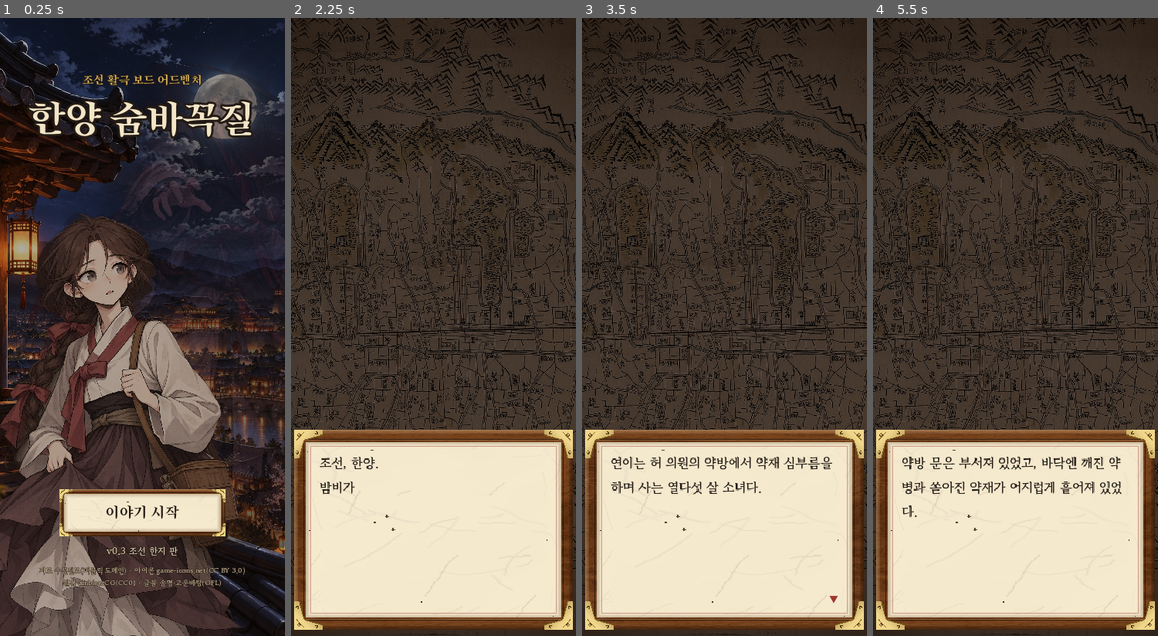
Above: before the commit, frames 1-4 (left to right).
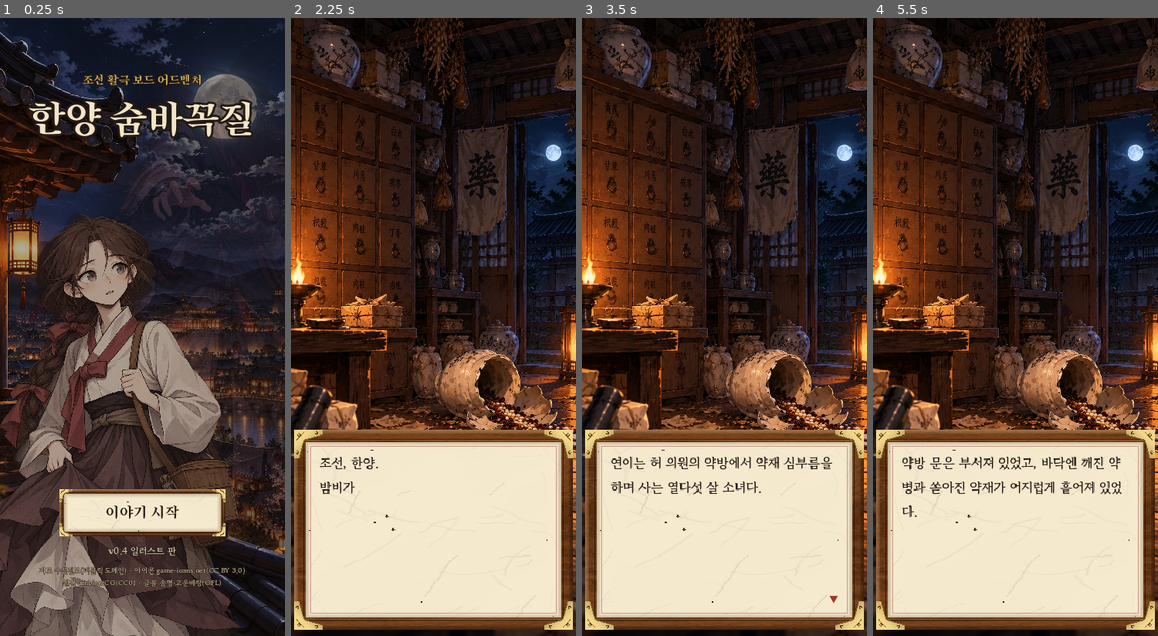
Above: after the commit, the same moments.

Repository: kakario777-netizen/hyde-seek-like
Game: Godot game, scene res://scenes/main.tscn
Same seed, same stepped clock (60 frames per second), same inputs: the game is played once before the commit and once after it.
Inputs (mouse positions are in pixels of both pictures, inside the frame that each line leads up to):
- Up to frame 1 (0.25 s): no input
- Up to frame 2 (2.25 s): click "이야기 시작" at 0.5 s; click "이야기 시작" at 1.25 s; click "이 이름으로 시작" at 2 s
- Up to frame 3 (3.5 s): move the mouse to (724, 327) at 2.77 s; click (724, 327) at 2.92 s
- Up to frame 4 (5.5 s): move the mouse to (958, 357) at 3.52 s; click (958, 357) at 3.67 s; move the mouse to (1044, 191) at 4.27 s; click (1044, 191) at 4.42 s; tap Enter at 5 s; move the mouse to (1001, 450) at 5.02 s; click (1001, 450) at 5.17 s

The runs differ from the first frame. In frame 1, 0.2% of the frame differs, in the area x 37-63%, y 85-87%; in frame 2, 53%, in the area x 0-100%, y 0-100%; in frame 3, 53%; in frame 4, 53%.

Commit message:
v0.4: NPC 일러스트(엿장수·주모·약재 상인·물장수·순라꾼), 배경(약방·밤 골목·별채·운종가), 대화·장터·게임오버 화면에 그림 표시
Co-Authored-By: Claude Opus 5.5 <noreply@anthropic.com>
Claude-Session: https://claude.ai/code/session_011L6oZXHnx4D84gFSzia7fV

Diff:
--- a/scripts/board_screen.gd
+++ b/scripts/board_screen.gd
@@ -30,6 +30,16 @@
 	var data: Dictionary = JSON.parse_string(FileAccess.get_file_as_string("res://assets/data/board1.json"))
 	nodes = data["nodes"]
 
+	var bt: Texture2D = main.backdrop("street_ink")
+	if bt:
+		var bgr := TextureRect.new()
+		bgr.texture = bt
+		bgr.expand_mode = TextureRect.EXPAND_IGNORE_SIZE
+		bgr.stretch_mode = TextureRect.STRETCH_KEEP_ASPECT_COVERED
+		bgr.set_anchors_and_offsets_preset(Control.PRESET_FULL_RECT)
+		bgr.modulate = Color(0.55, 0.5, 0.48)
+		bgr.mouse_filter = Control.MOUSE_FILTER_IGNORE
+		add_child(bgr)
 	map_frame = PanelContainer.new()
 	var fs: StyleBoxTexture = main.tex_box("panel", 74, 26)
 	map_frame.add_theme_stylebox_override("panel", fs)
@@ -259,7 +269,7 @@
 				main.coins += talk["coin"]; extra += "\n\n(엽전 +%d냥)" % talk["coin"]
 			if talk.has("potion"):
 				main.potions += talk["potion"]; extra += "\n\n(약병 +%d)" % talk["potion"]
-			main.popup(talk["text"] + extra, "고맙습니다", _end_turn, talk["who"])
+			main.popup(talk["text"] + extra, "고맙습니다", _end_turn, talk["who"], talk.get("pic", ""))
 		"item":
 			cleared[pos] = true
 			_dim_marker(pos)
@@ -273,12 +283,12 @@
 				main.start_battle(t, func():
 					cleared[idx] = true
 					_dim_marker(idx)
-					_end_turn()), e["name"])
+					_end_turn()), e["name"], t)
 		"shop":
 			main.popup("운종가 장터에 들어섰다.\n엽전으로 상소와 약병을 살 수 있다.", "둘러본다", func():
-				main.open_shop(_end_turn), "운종가")
+				main.open_shop(_end_turn), "운종가", "", "jangteo")
 		"goal":
-			main.popup("남산 아래, 허 의원의 별채에 도착했다!", "들어간다", main.chapter_clear, "남산 별채")
+			main.popup("남산 아래, 허 의원의 별채에 도착했다!", "들어간다", main.chapter_clear, "남산 별채", "", "byeolchae")
 		_:
 			_end_turn()
 
@@ -289,7 +299,7 @@
 func _end_turn() -> void:
 	_update_hud()
 	if turns_left <= 0:
-		main.game_over("해가 저물었다.\n통금 순라꾼들에게 붙잡히고 말았다…")
+		main.game_over("해가 저물었다.\n\"게 섰거라! 통금 시각에 어딜 쏘다니느냐!\"\n순라꾼에게 붙잡히고 말았다…", "sunra")
 		return
 	busy = false
 	hint_label.text = "행보 상소를 고르십시오"
--- a/scripts/game_data.gd
+++ b/scripts/game_data.gd
@@ -25,7 +25,7 @@
 ]
 
 const CHAPTER1_END := [
-	{"bg": "yakbang", "who": "", "text": "별채 안은 고요했다.\n서안 위에 펼쳐진 낡은 의서 한 권만이 {name|을} 기다리고 있었다."},
+	{"bg": "byeolchae", "who": "", "text": "별채 안은 고요했다.\n서안 위에 펼쳐진 낡은 의서 한 권만이 {name|을} 기다리고 있었다."},
 	{"who": "{name}", "pose": "hero_disguise_surprised", "text": "의원님 글씨다…\n'흑심단을 먹은 자는 해가 지면 다른 사람이 된다'…?"},
 	{"who": "", "text": "그때, 별채 담 너머로 낯선 사내의 낮은 웃음소리가 들려왔다."},
 	{"who": "???", "pose": "shadow", "text": "흐흐흐… 꼬마야.\n남의 책을 함부로 뒤지면 못쓰지."},
@@ -35,10 +35,10 @@
 
 # ── 보드 칸 대화 ───────────────────────────────────────
 const TALKS := [
-	{"who": "엿장수", "text": "어이 꼬마, 포졸들이 계집아이 하나를 찾느라 난리더구먼.\n자넨 사내니 상관없겠지? 허허.", "coin": 2},
-	{"who": "주막 주모", "text": "남산 쪽 별채? 요 며칠 밤마다 이상한 사내가 드나들던데…\n조심하거라.", "coin": 1},
-	{"who": "약재 상인", "text": "허 의원님 단골이었지.\n요즘 무슨 붉은 약을 끓인다고 들었네. 옜다, 약병 하나 가져가.", "potion": 1},
-	{"who": "물장수", "text": "왈패들은 고춧가루에 약해.\n눈에 들어가면 한동안 앞을 못 보거든!", "coin": 1},
+	{"who": "엿장수", "pic": "yeotjangsu", "text": "어이 꼬마, 포졸들이 계집아이 하나를 찾느라 난리더구먼.\n자넨 사내니 상관없겠지? 허허.", "coin": 2},
+	{"who": "주막 주모", "pic": "jumo", "text": "남산 쪽 별채? 요 며칠 밤마다 이상한 사내가 드나들던데…\n조심하거라.", "coin": 1},
+	{"who": "약재 상인", "pic": "yakjae", "text": "허 의원님 단골이었지.\n요즘 무슨 붉은 약을 끓인다고 들었네. 옜다, 약병 하나 가져가.", "potion": 1},
+	{"who": "물장수", "pic": "muljangsu", "text": "왈패들은 고춧가루에 약해.\n눈에 들어가면 한동안 앞을 못 보거든!", "coin": 1},
 ]
 
 # ── 전투 카드 ─────────────────────────────────────────
--- a/scripts/main.gd
+++ b/scripts/main.gd
@@ -52,6 +52,7 @@
 	match args["capture"]:
 		"name": ask_name(Callable())
 		"story": play_story(GameData.PROLOGUE.slice(int(args.get("from", "5"))), show_title)
+		"end": play_story(GameData.CHAPTER1_END.slice(int(args.get("from", "0"))), show_title)
 		"board": start_board()
 		"battle":
 			start_board()
@@ -67,6 +68,13 @@
 		"reward":
 			start_board()
 			choose_reward(Callable())
+		"talk":
+			start_board()
+			var t: Dictionary = GameData.TALKS[int(args.get("n", "0"))]
+			popup(t["text"], "고맙습니다", Callable(), t["who"], t["pic"])
+		"over":
+			start_board()
+			game_over("해가 저물었다.\n\"게 섰거라! 통금 시각에 어딜 쏘다니느냐!\"\n순라꾼에게 붙잡히고 말았다…", "sunra")
 	await get_tree().create_timer(float(args.get("wait", "1.6"))).timeout
 	await RenderingServer.frame_post_draw
 	get_viewport().get_texture().get_image().save_png(args.get("out", "user://shot.png"))
@@ -130,14 +138,14 @@
 	current = null
 	play_story(GameData.CHAPTER1_END, show_title)
 
-func game_over(reason: String) -> void:
+func game_over(reason: String, pic := "") -> void:
 	popup(reason + "\n\n다시 도전하시겠습니까?", "다시 하기", func():
 		if board and current != board:
 			current.queue_free()
 		if board:
 			board.queue_free(); board = null
 		current = null
-		start_board())
+		start_board(), "", pic)
 
 # ── 이름 ────────────────────────────────────────────────
 func alias() -> String:
@@ -212,7 +220,7 @@
 	var p := "res://assets/chars/%s.png" % name
 	return load(p) if ResourceLoader.exists(p) else null
 
-const BG_FALLBACK := {"alley": "jangteo"}
+const BG_FALLBACK := {}
 
 func backdrop(name: String) -> Texture2D:
 	var p := "res://assets/bg/%s.jpg" % name
@@ -343,16 +351,39 @@
 	return b
 
 # ── 겹창 ────────────────────────────────────────────────
-func _overlay(title: String) -> Array:
+## bg: 뒤에 깔 배경 그림 이름, pic: 위쪽에 세울 인물 일러스트 이름
+func _overlay(title: String, bg := "", pic := "") -> Array:
 	var layer := CanvasLayer.new()
 	layer.layer = 10
 	add_child(layer)
+	var bt: Texture2D = backdrop(bg) if bg != "" else null
+	if bt:
+		var b := TextureRect.new()
+		b.texture = bt
+		b.expand_mode = TextureRect.EXPAND_IGNORE_SIZE
+		b.stretch_mode = TextureRect.STRETCH_KEEP_ASPECT_COVERED
+		b.set_anchors_and_offsets_preset(Control.PRESET_FULL_RECT)
+		layer.add_child(b)
 	var dim := ColorRect.new()
-	dim.color = Color(0.08, 0.05, 0.03, 0.62)
+	dim.color = Color(0.08, 0.05, 0.03, 0.3 if bt else 0.62)
 	dim.set_anchors_and_offsets_preset(Control.PRESET_FULL_RECT)
 	layer.add_child(dim)
+	var pt: Texture2D = illust(pic) if pic != "" else null
+	if pt:
+		var r := TextureRect.new()
+		r.texture = pt
+		r.expand_mode = TextureRect.EXPAND_IGNORE_SIZE
+		r.stretch_mode = TextureRect.STRETCH_KEEP_ASPECT_CENTERED
+		r.anchor_right = 1.0; r.anchor_bottom = 0.66
+		r.offset_top = 40; r.offset_left = 30; r.offset_right = -30
+		r.modulate.a = 0.0
+		layer.add_child(r)
+		create_tween().tween_property(r, "modulate:a", 1.0, 0.25)
 	var center := CenterContainer.new()
 	center.set_anchors_and_offsets_preset(Control.PRESET_FULL_RECT)
+	if pt:
+		center.anchor_top = 0.5
+		center.offset_bottom = -20
 	layer.add_child(center)
 	var panel := PanelContainer.new()
 	panel.add_theme_stylebox_override("panel", panel_style())
@@ -377,8 +408,8 @@
 	l.custom_minimum_size = Vector2(540, 0)
 	return l
 
-func popup(text: String, button_text := "확인", cb := Callable(), title := "") -> void:
-	var o := _overlay(title)
+func popup(text: String, button_text := "확인", cb := Callable(), title := "", pic := "", bg := "") -> void:
+	var o := _overlay(title, bg, pic)
 	var layer: CanvasLayer = o[0]
 	var vb: VBoxContainer = o[1]
 	var l := make_label(fmt(text), 30)
@@ -498,7 +529,7 @@
 const POTION_PRICE := 3
 
 func open_shop(cb: Callable) -> void:
-	var o := _overlay("운종가 장터")
+	var o := _overlay("운종가 장터", "jangteo")
 	var layer: CanvasLayer = o[0]
 	var vb: VBoxContainer = o[1]
 	var money := _note("", RED)
--- a/scripts/title_screen.gd
+++ b/scripts/title_screen.gd
@@ -55,7 +55,7 @@
 	vb.add_child(start)
 	start.pressed.connect(main.new_game)
 
-	var ver: Label = main.ink_text(main.make_label("v0.3 조선 한지 판", 24, Color("e0d0b0")), 6)
+	var ver: Label = main.ink_text(main.make_label("v0.4 일러스트 판", 24, Color("e0d0b0")), 6)
 	ver.horizontal_alignment = HORIZONTAL_ALIGNMENT_CENTER
 	vb.add_child(ver)
 	var cr: Label = main.ink_text(main.make_label("지도 수선전도(퍼블릭 도메인) · 아이콘 game-icons.net(CC BY 3.0)\n질감 ambientCG(CC0) · 글꼴 송명·고운바탕(OFL)", 18, Color("cbb898")), 4)
Binary file added: assets/bg/alley.jpg
Not shown, added: assets/bg/alley.jpg.import
Binary file added: assets/bg/byeolchae.jpg
Not shown, added: assets/bg/byeolchae.jpg.import
Binary file changed: assets/bg/jangteo.jpg
Binary file added: assets/bg/street_ink.jpg
Not shown, added: assets/bg/street_ink.jpg.import
Binary file added: assets/bg/yakbang.jpg
Not shown, added: assets/bg/yakbang.jpg.import
Binary file added: assets/chars/jumo.png
Not shown, added: assets/chars/jumo.png.import
Binary file added: assets/chars/muljangsu.png
(and 9 more such lines)
